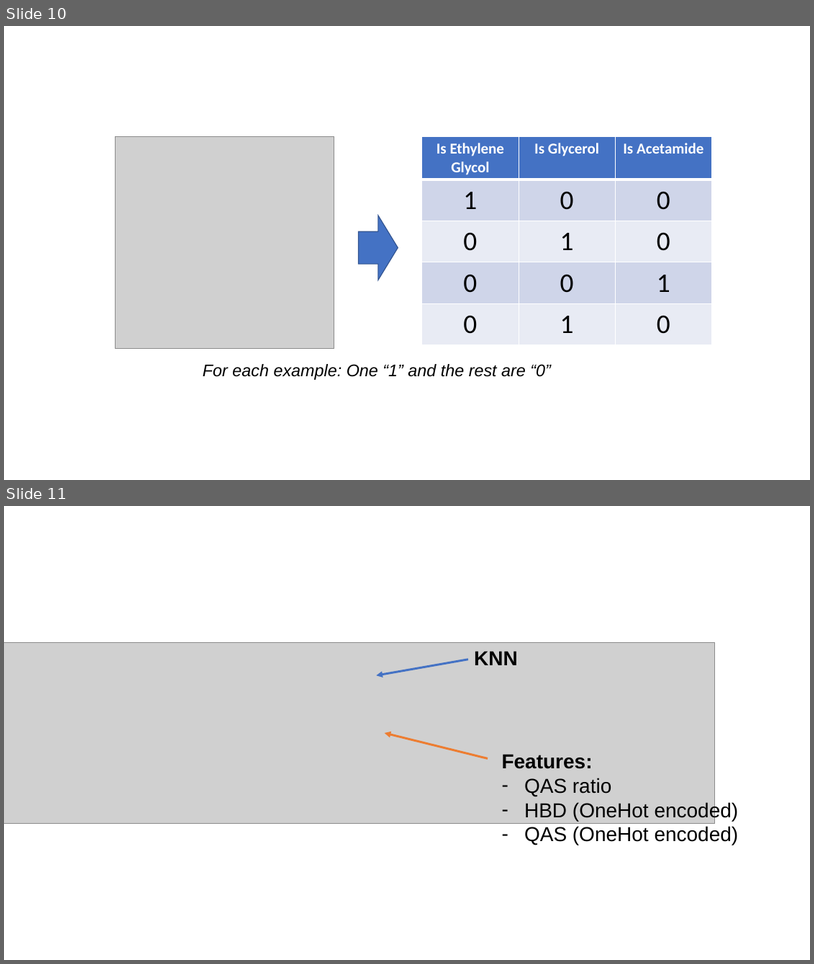
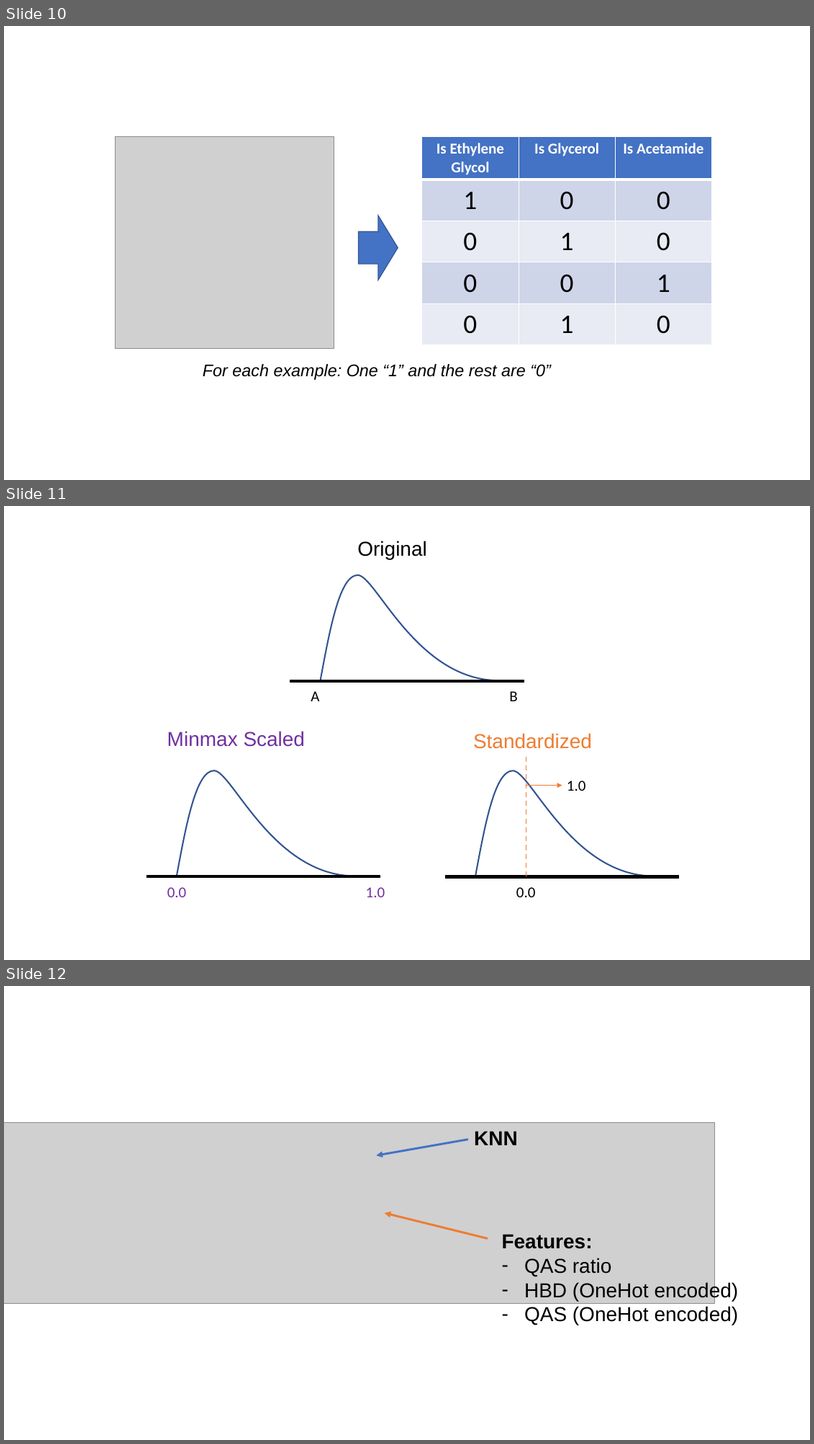
Before and after one commit to UWDIRECT/UWDIRECT.github.io, a slide deck: dsmcer_2023_update/Lecture_Notebooks/L4-6_visual_support.pptx. Shown one above the other, each under a label of ours: slides 10 and 11 before the commit, slides 10, 11 and 12 after it. The pictures are 814x964 and 814x1444 pixels, drawn with LibreOffice and Linux fonts; fonts in the diff are those of the drawing; grey boxes stand for pictures. Boxes give left, top, right and bottom in pixels: in the first picture for what was removed or moved away, otherwise in the second. Text is boxed around its words. In the diff, an @@ line names an element or a change of style, - is before the commit and + after.

```diff
--- a/dsmcer_2023_update/Lecture_Notebooks/L4-6_visual_support.pptx
+++ b/dsmcer_2023_update/Lecture_Notebooks/L4-6_visual_support.pptx
@@ slide 11 added at [4,506,810,960], background #FFFFFF @@
@@ text added at [358,541,427,559], 24 pt, text #000000 @@
+Original
@@ group added at [290,575,525,701]: 2 texts, 1 freeform shape, 1 line @@
+A
+B
@@ group added at [146,731,386,897]: 3 texts, 1 freeform shape, 1 line @@
+0.0
+1.0
+Minmax Scaled
@@ group added at [445,733,680,897]: 3 texts, 2 lines, 1 freeform shape, 1 arrow @@
+0.0
+1.0
+Standardized
@@ what was slide 11 is now slide 12 @@
```
Also in this commit, not shown: 3 other slides added, 1 slide removed, 2 other files.
